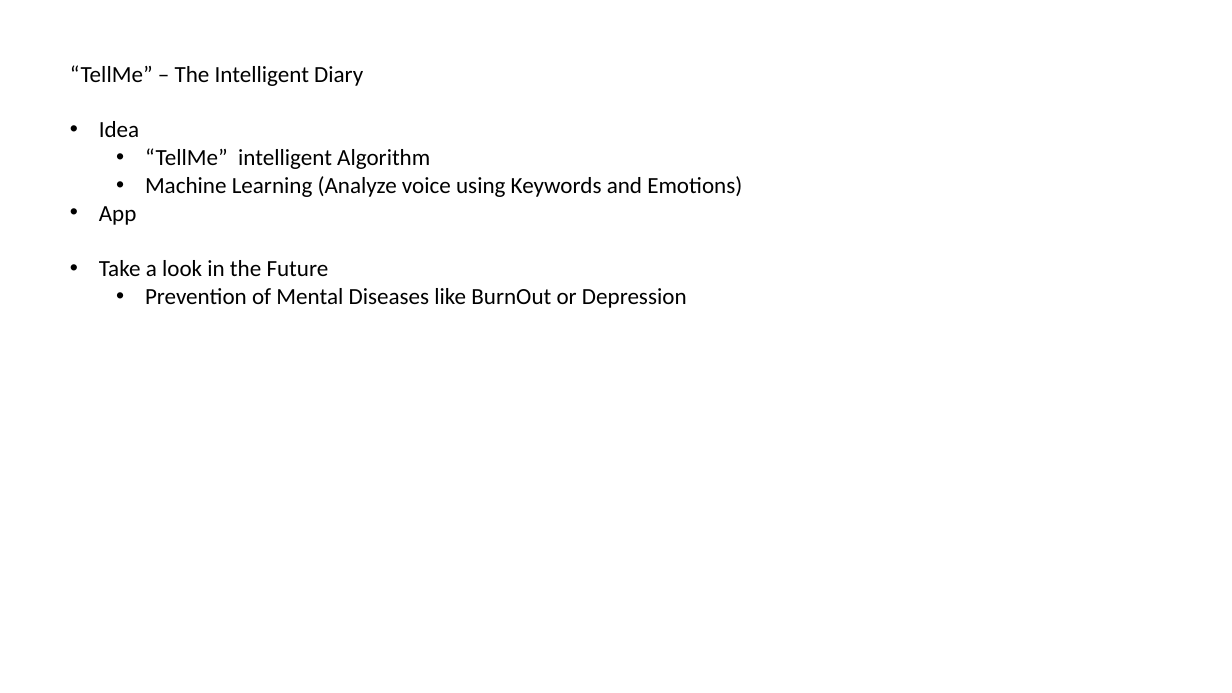
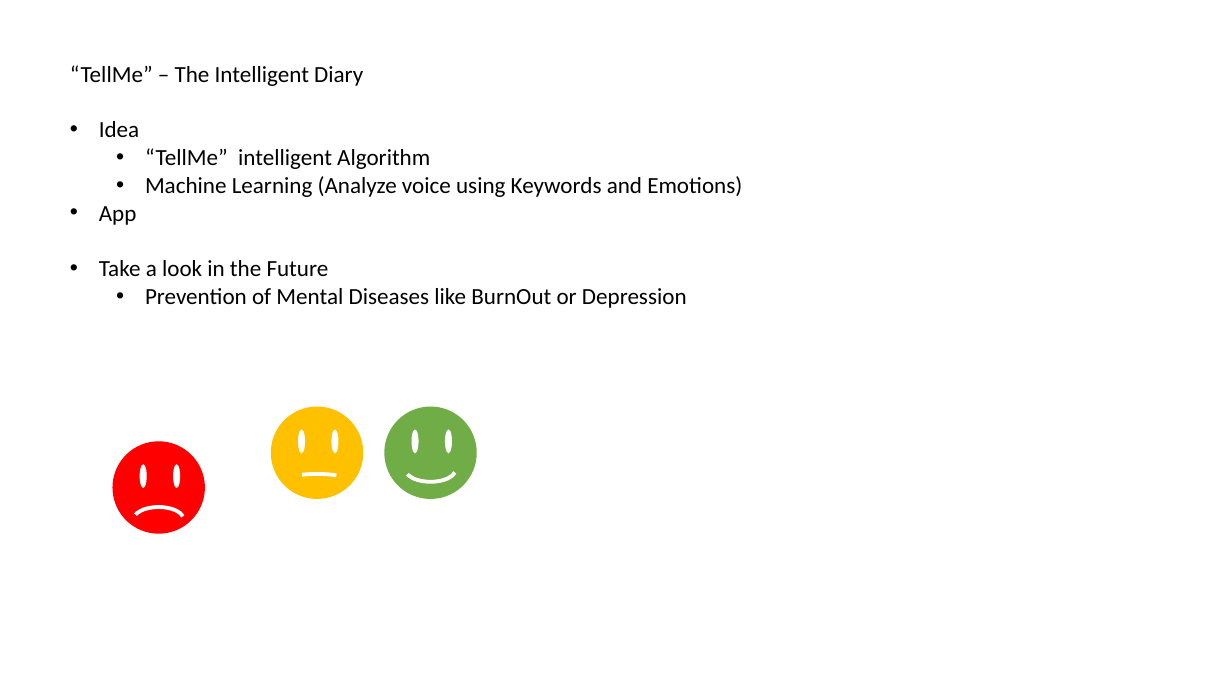
Before and after one commit to SimonPiep/HappyMemories, a slide deck: slide 2 of HappyMemories/Presentation/TellMe.pptx. Drawn at 1232x693 pixels with LibreOffice and Linux fonts; fonts in the diff are those of the drawing. Boxes give left, top, right and bottom in pixels: in the first picture for what was removed or moved away, otherwise in the second. Text is boxed around its words. In the diff, an @@ line names an element or a change of style, - is before the commit and + after.

```diff
--- a/HappyMemories/Presentation/TellMe.pptx
+++ b/HappyMemories/Presentation/TellMe.pptx
@@ ellipse added at bbox=[113, 442, 205, 534], fill #FF0000 @@
@@ ellipse added at bbox=[140, 464, 147, 488], fill #FFFFFF @@
@@ ellipse added at bbox=[173, 464, 180, 488], fill #FFFFFF @@
@@ group added at bbox=[271, 407, 363, 499]: 3 ellipses, 1 arc (boxed as its full ellipse) @@
@@ group added at bbox=[384, 407, 477, 499]: 3 ellipses, 1 arc (boxed as its full ellipse) @@
@@ arc (boxed as its full ellipse) added at bbox=[134, 507, 183, 532], outline #FFFFFF 3 pt @@
```
Also in this commit, not shown: 3 other files.
